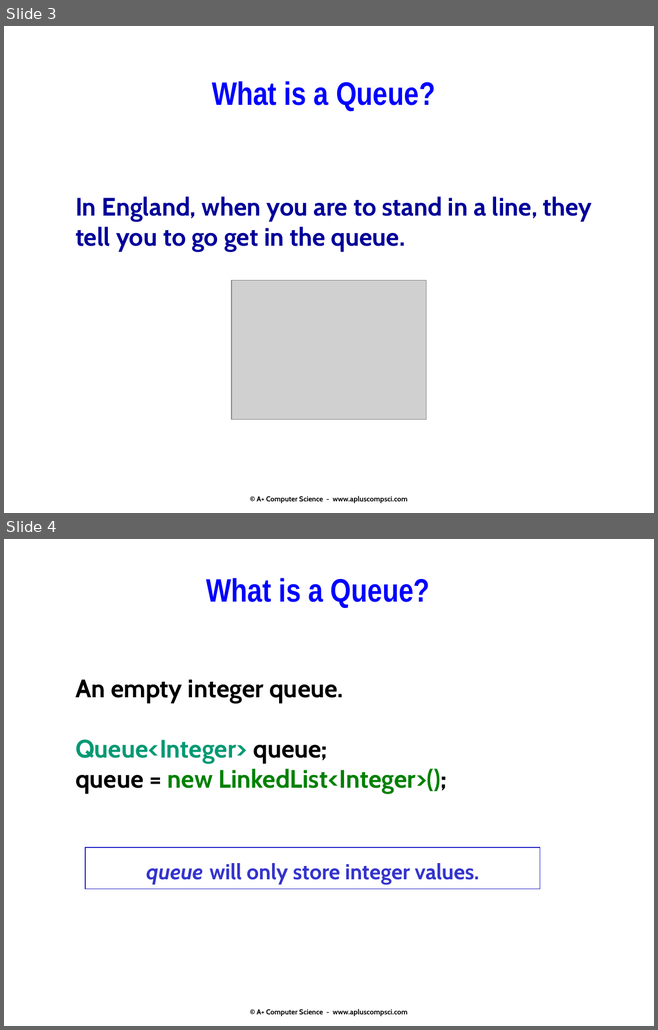
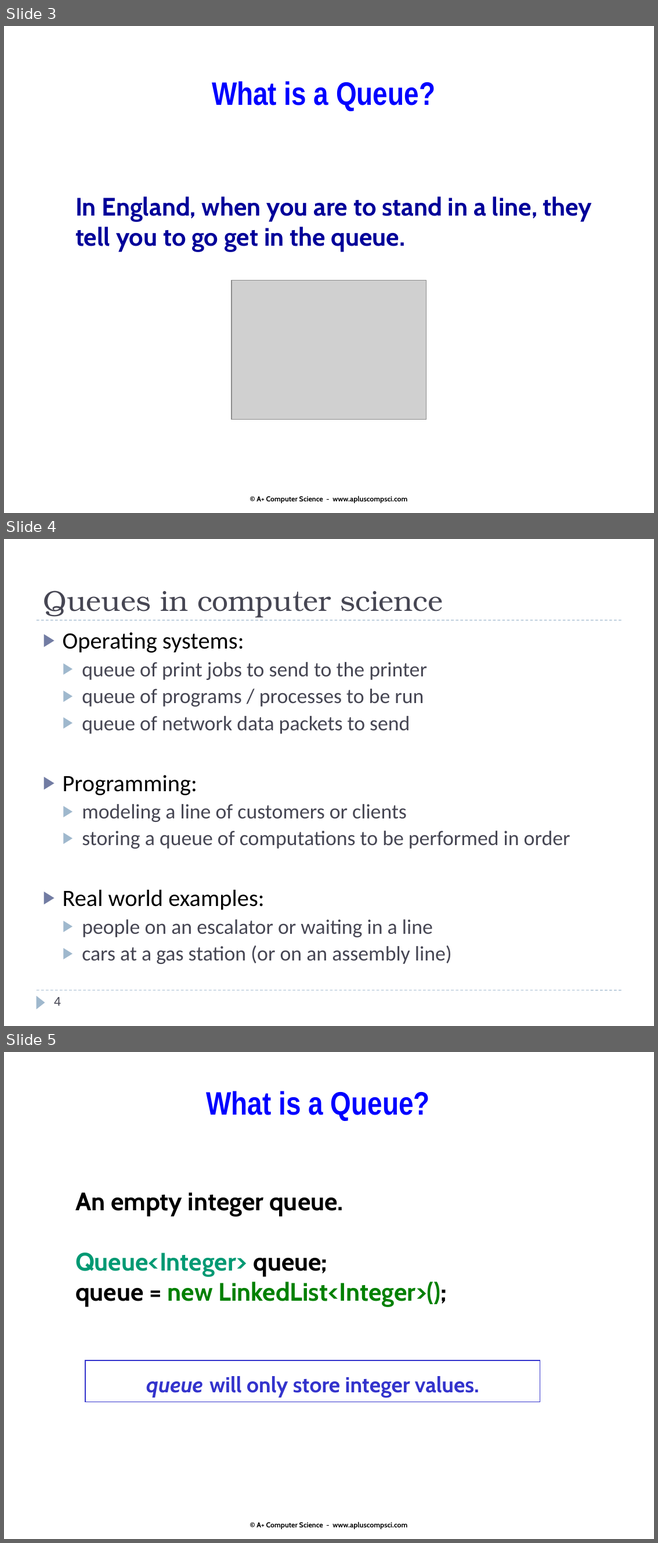
Before and after one commit to Cy-FairCS/cs3, a slide deck: u06c_queues/notes/_queues.pptx. Shown one above the other, each under a label of ours: slides 3 and 4 before the commit, slides 3, 4 and 5 after it. The pictures are 658x1030 and 658x1543 pixels, drawn with LibreOffice and Linux fonts; fonts in the diff are those of the drawing; grey boxes stand for pictures. Boxes give left, top, right and bottom in pixels: in the first picture for what was removed or moved away, otherwise in the second. Text is boxed around its words. In the diff, an @@ line names an element or a change of style, - is before the commit and + after.

```diff
--- a/u06c_queues/notes/_queues.pptx
+++ b/u06c_queues/notes/_queues.pptx
@@ slide 4 added at (x1=4, y1=539, x2=654, y2=1026), background #FFFFFF @@
@@ title added at (x1=43, y1=591, x2=442, y2=618), 32 pt, text #464653 @@
+Queues in computer science
@@ line added from (36, 620) to (621, 620), #9FB8CD 0.75 pt dashed @@
@@ text added at (x1=63, y1=632, x2=570, y2=964), 23 pt, text #464653 @@
+▶ Operating systems:
+  ▶ queue of print jobs to send to the printer
+  ▶ queue of programs / processes to be run
+  ▶ queue of network data packets to send
+▶ Programming:
+  ▶ modeling a line of customers or clients
+  ▶ storing a queue of computations to be performed in order
+▶ Real world examples:
+  ▶ people on an escalator or waiting in a line
+  ▶ cars at a gas station (or on an assembly line)
@@ line added from (36, 990) to (621, 990), #9FB8CD 0.75 pt dashed @@
@@ triangle added at (x1=36, y1=995, x2=45, y2=1009), fill #9FB8CD @@
@@ page number added at (x1=54, y1=997, x2=61, y2=1006), 14 pt, text #464653 @@
+4
@@ what was slide 4 is now slide 5 @@
```
Also in this commit, not shown: 1 slide changed, 2 other slides added, 2 other files.
